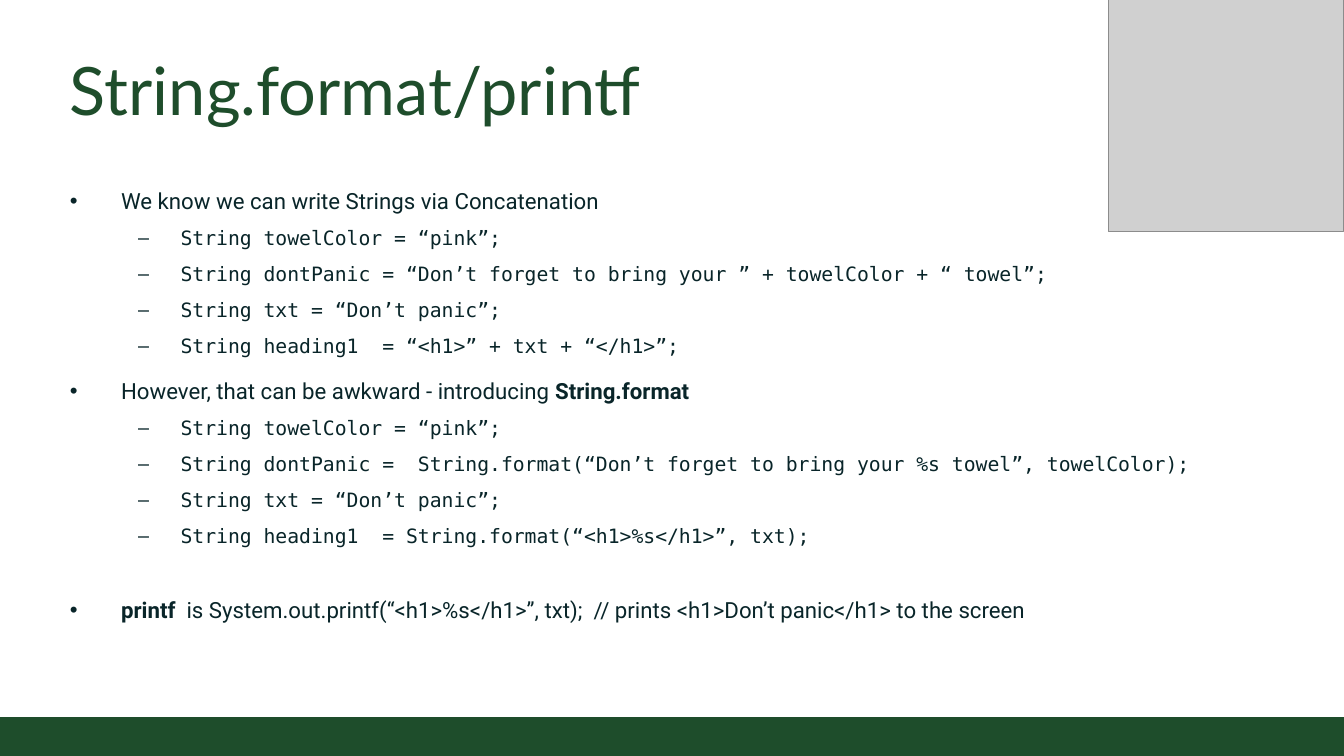
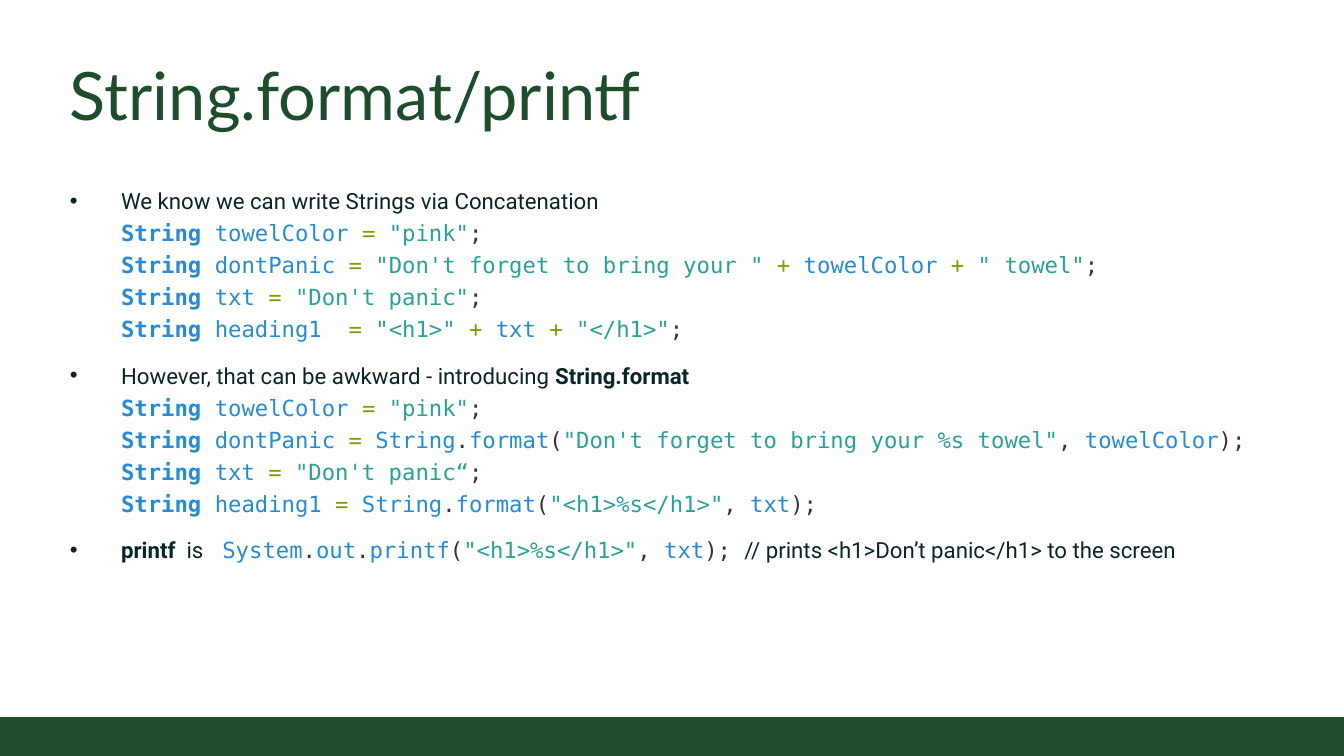
Before and after one commit to CSU-CompSci-CS163-4/Handouts, a slide deck: slide 15 of slides/On-Campus/02_03_CharactersAndStrings.pptx (slide 14 before the commit). Drawn at 1344x756 pixels with LibreOffice and Linux fonts; fonts in the diff are those of the drawing; grey boxes stand for pictures; background and template pictures are left out. Boxes give left, top, right and bottom in pixels: in the first picture for what was removed or moved away, otherwise in the second. Text is boxed around its words. In the diff, an @@ line names an element or a change of style, - is before the commit and + after.

```diff
--- a/slides/On-Campus/02_03_CharactersAndStrings.pptx
+++ b/slides/On-Campus/02_03_CharactersAndStrings.pptx
@@ picture removed at (x1=1108, y1=0, x2=1344, y2=231) @@
@@ title "String.format/printf" moved from (x1=70, y1=66, x2=641, y2=127) to (x1=70, y1=71, x2=641, y2=132) @@
@@ text at (x1=121, y1=192, x2=1246, y2=563): text changed; size 16 to 18 pt; text colour #092529 to #268BD2 @@
-• We know we can write Strings via Concatenation
-  – String towelColor = “pink”;
-  – String dontPanic = “Don’t forget to bring your ” + towelColor + “ towel”;
-  – String txt = “Don’t panic”;
-  – String heading1 = “<h1>” + txt + “</h1>”;
-• However, that can be awkward - introducing String.format
-  – String towelColor = “pink”;
-  – String dontPanic = String.format(“Don’t forget to bring your %s towel”, towelColor);
-  – String txt = “Don’t panic”;
-  – String heading1 = String.format(“<h1>%s</h1>”, txt);
-• printf is System.out.printf(“<h1>%s</h1>”, txt); // prints <h1>Don’t panic</h1> to the screen
+• We know we can write Strings via Concatenation
+  String towelColor = "pink";
+  String dontPanic = "Don't forget to bring your " + towelColor + " towel";
+  String txt = "Don't panic";
+  String heading1 = "<h1>" + txt + "</h1>";
+• However, that can be awkward - introducing String.format
+  String towelColor = "pink";
+  String dontPanic = String.format("Don't forget to bring your %s towel", towelColor);
+  String txt = "Don't panic“;
+  String heading1 = String.format("<h1>%s</h1>", txt);
+• printf is System.out.printf("<h1>%s</h1>", txt); // prints <h1>Don’t panic</h1> to the screen
```
Also in this commit, not shown: 7 other slides changed, 2 slides added, 1 other file.
